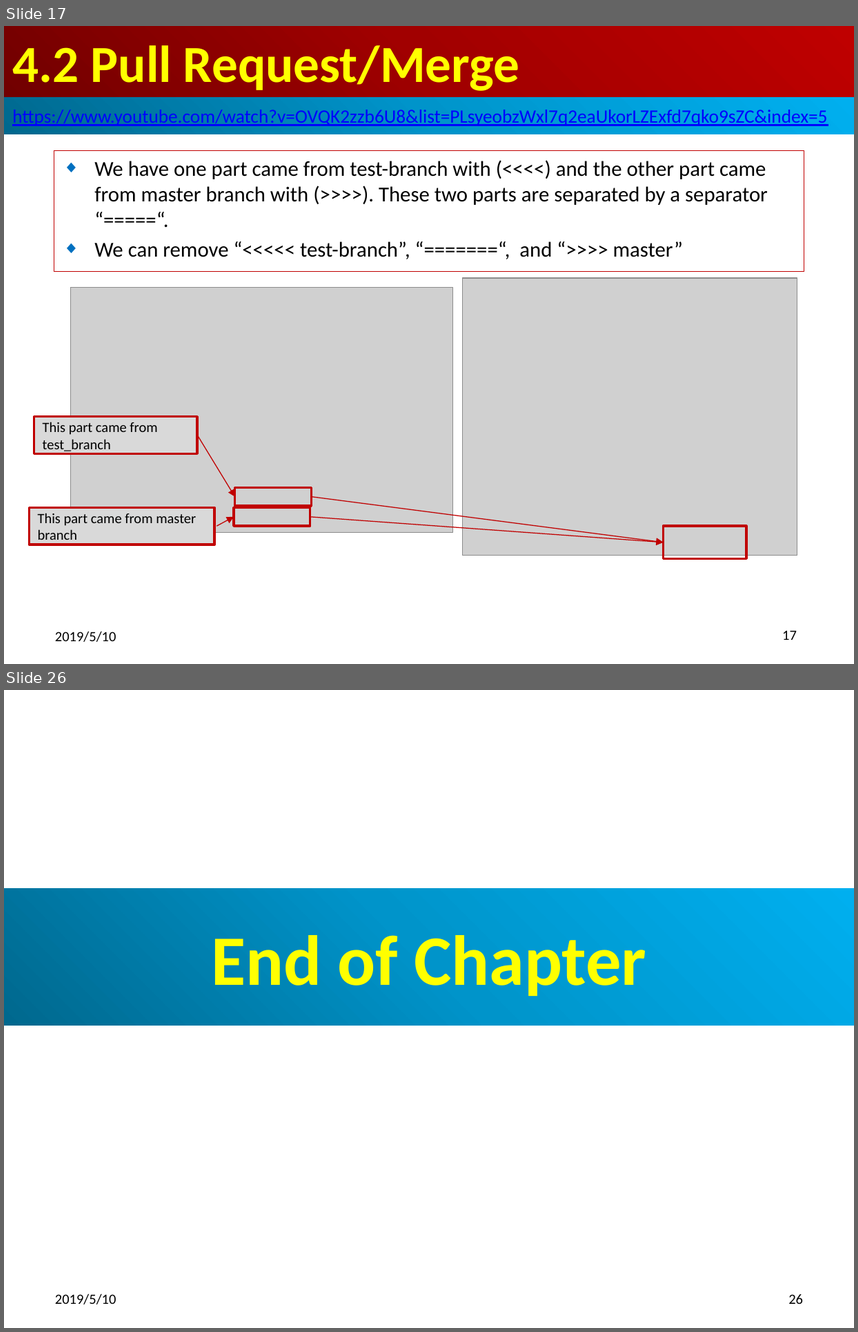
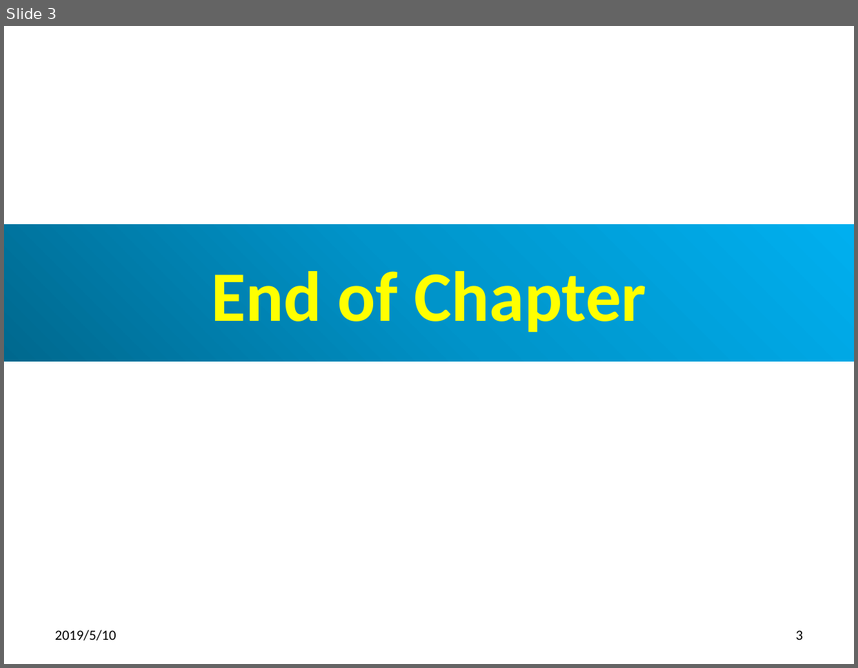
Before and after one commit to peterhchen/100-GitHub, a slide deck: ch06_EclipseGitHub.pptx. Shown one above the other, each under a label of ours: slides 17 and 26 before the commit, slide 3 after it; the slides between them are not shown. The pictures are 858x1332 and 858x668 pixels, drawn with LibreOffice and Linux fonts; fonts in the diff are those of the drawing; grey boxes stand for pictures. Boxes give left, top, right and bottom in pixels: in the first picture for what was removed or moved away, otherwise in the second. Text is boxed around its words. In the diff, an @@ line names an element or a change of style, - is before the commit and + after.

```diff
--- a/ch06_EclipseGitHub.pptx
+++ b/ch06_EclipseGitHub.pptx
@@ slide 17 removed at (4, 26, 854, 664), background #FFFFFF @@
@@ title removed at (4, 26, 854, 97) @@
-4.2 Pull Request/Merge
@@ rectangle removed at (4, 97, 854, 135) @@
-https://www.youtube.com/watch?v=OVQK2zzb6U8&list=PLsyeobzWxl7q2eaUkorLZExfd7qko9sZC&index=5
@@ subtitle removed at (54, 151, 804, 272) @@
-◆ We have one part came from test-branch with (<<<<) and the other part came from master branch with (>>>>). These two parts are separated by a separator “=====“.
-◆ We can remove “<<<<< test-branch”, “=======“, and “>>>> master”
@@ picture removed at (70, 287, 452, 532) @@
@@ picture removed at (462, 278, 797, 555) @@
@@ rectangle removed at (34, 416, 197, 454) @@
-This part came from test_branch
@@ arrow removed from (197, 435) to (235, 496) @@
@@ rectangle removed at (235, 487, 312, 506) @@
@@ arrow removed from (312, 496) to (664, 542) @@
@@ rectangle removed at (30, 507, 215, 545) @@
-This part came from master branch
@@ arrow removed from (217, 526) to (234, 517) @@
@@ rectangle removed at (234, 507, 310, 526) @@
@@ arrow removed from (310, 517) to (664, 542) @@
@@ rectangle removed at (664, 526, 747, 558) @@
@@ text removed at (55, 630, 116, 641) @@
-2019/5/10
@@ page number removed at (782, 630, 797, 639) @@
-17
@@ what was slide 26 is now slide 3 @@
@@ page number at (796, 630, 803, 639): text changed @@
-26
+3
```
Also in this commit, not shown: 2 slides changed, 22 other slides removed.
